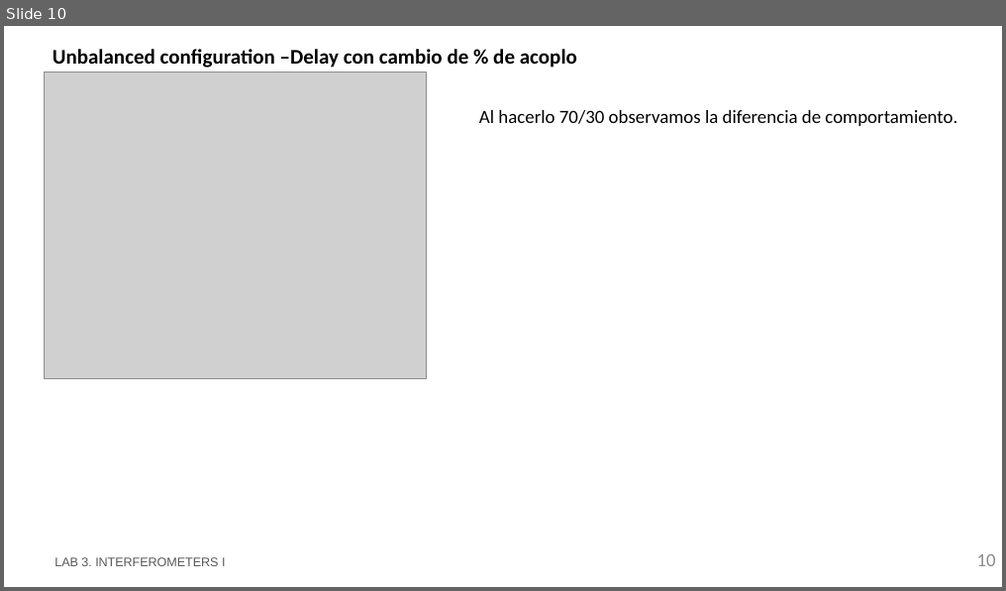
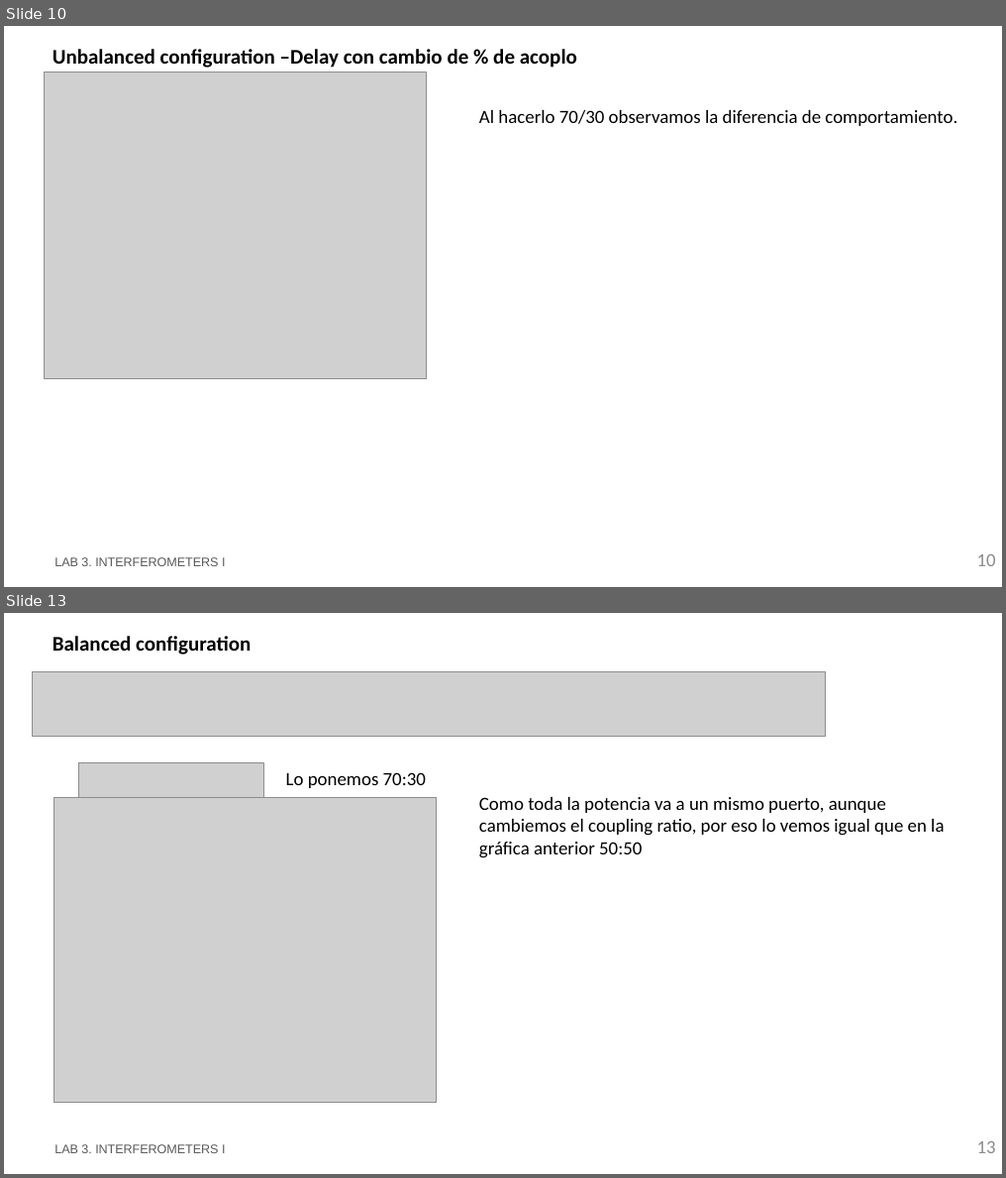
Before and after one commit to RobertoFernandezSevilla/pic-upv-lab3, a slide deck: LabBook_3.pptx. Shown one above the other, each under a label of ours: slide 10 before the commit, slides 10 and 13 after it; the slides between them are not shown. The pictures are 1006x591 and 1006x1178 pixels, drawn with LibreOffice and Linux fonts; fonts in the diff are those of the drawing; grey boxes stand for pictures; background and template pictures are left out. Boxes give left, top, right and bottom in pixels: in the first picture for what was removed or moved away, otherwise in the second. Text is boxed around its words. In the diff, an @@ line names an element or a change of style, - is before the commit and + after.

```diff
--- a/LabBook_3.pptx
+++ b/LabBook_3.pptx
@@ slide 13 added at bbox=[4, 613, 1002, 1174], background #FFFFFF @@
@@ title added at bbox=[53, 636, 251, 655], 20 pt, text #000000, bold @@
+Balanced configuration
@@ picture added at bbox=[33, 671, 825, 736] @@
@@ picture added at bbox=[79, 762, 263, 798] @@
@@ text added at bbox=[286, 772, 426, 788], 18 pt, text #000000 @@
+Lo ponemos 70:30
@@ picture added at bbox=[54, 798, 436, 1103] @@
@@ text added at bbox=[479, 797, 944, 859], 18 pt, text #000000 @@
+Como toda la potencia va a un mismo puerto, aunque cambiemos el coupling ratio, por eso lo vemos igual que en la gráfica anterior 50:50
@@ text added at bbox=[54, 1145, 225, 1154], 12 pt, text #585858 @@
+LAB 3. INTERFEROMETERS I
@@ page number added at bbox=[977, 1142, 996, 1154], 18 pt, text #8C8C8C @@
+13
```
Also in this commit, not shown: 11 other slides added, 1 other file.
